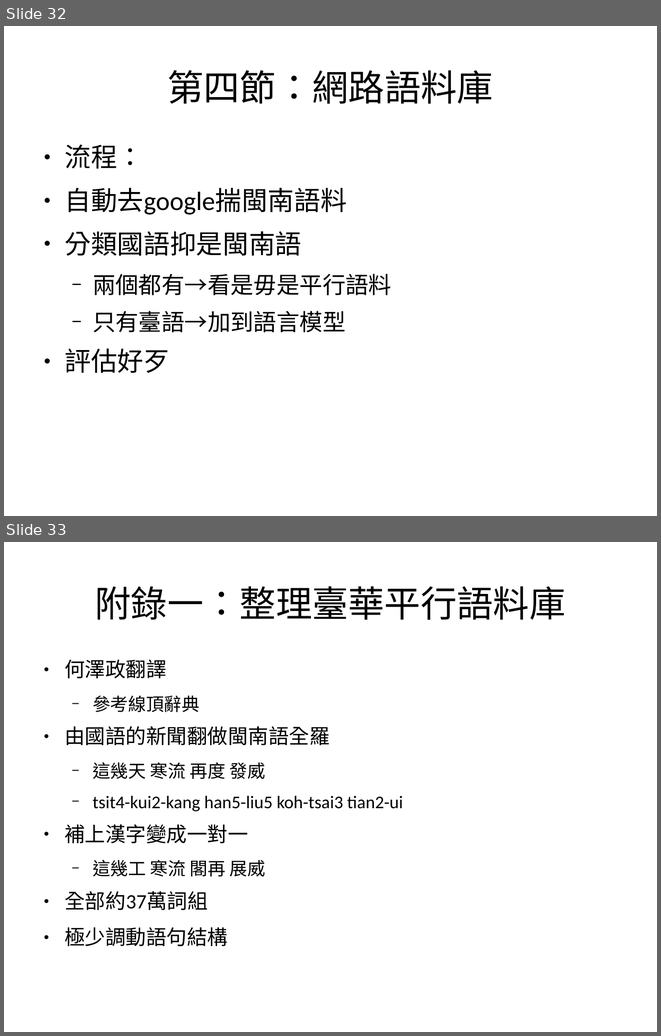
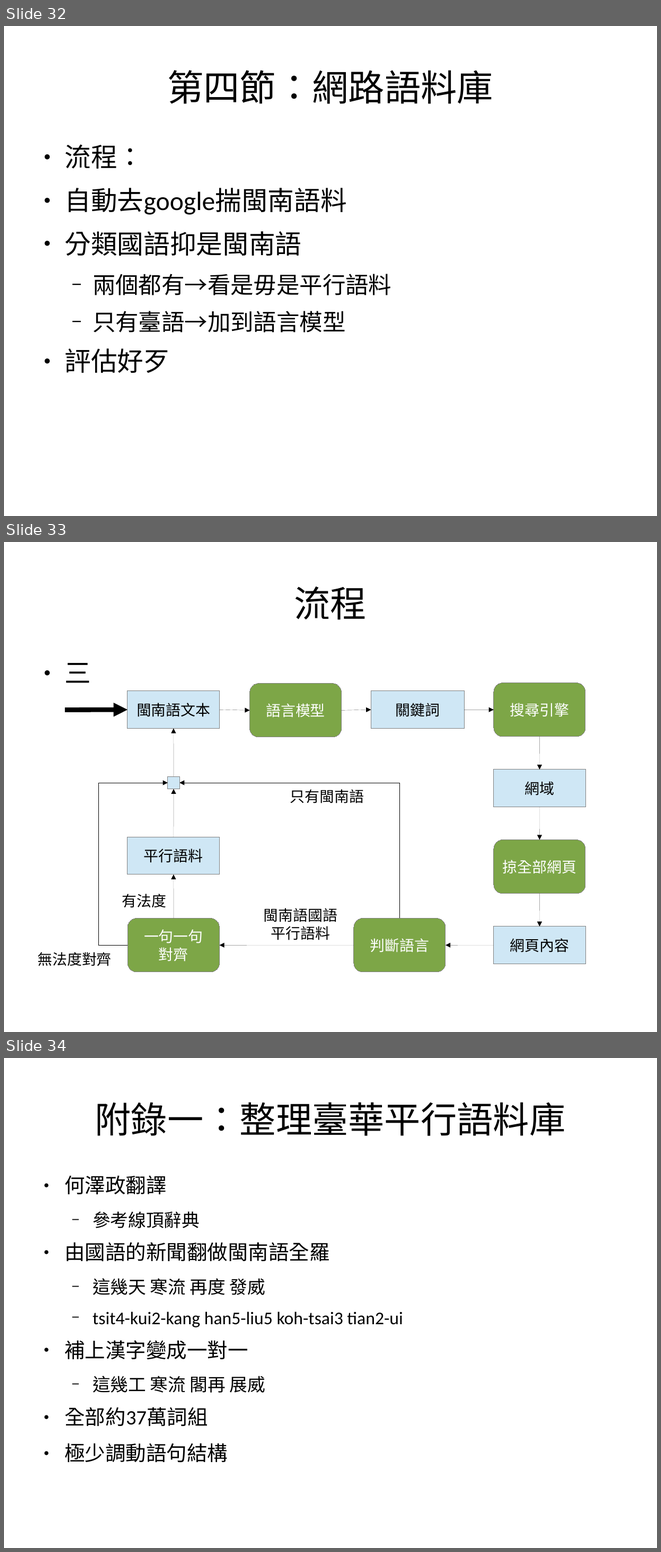
Before and after one commit to sih4sing5hong5/po3-ko3_tau5-iann2-phinn3, a slide deck: 翻譯報告.odp. Shown one above the other, each under a label of ours: slides 32 and 33 before the commit, slides 32, 33 and 34 after it. The pictures are 661x1036 and 661x1552 pixels, drawn with LibreOffice and Linux fonts; fonts in the diff are those of the drawing. Boxes give left, top, right and bottom in pixels: in the first picture for what was removed or moved away, otherwise in the second. Text is boxed around its words. In the diff, an @@ line names an element or a change of style, - is before the commit and + after.

Commit message:
加掠網頁的流程 丞宏

```diff
--- a/翻譯報告.odp
+++ b/翻譯報告.odp
@@ slide 33 added at <box>4,542,657,1032</box>, background #FFFFFF @@
@@ title added at <box>294,587,367,620</box>, 44 pt, text #000000 @@
+流程
@@ text added at <box>64,663,91,683</box>, 32 pt, text #000000 @@
+● 三
@@ rounded rectangle added at <box>250,684,342,738</box>, fill #7DA647, outline #808080 0 pt, 18 pt, text #FFFFFF @@
+語言模型
@@ rounded rectangle added at <box>494,683,586,737</box>, fill #7DA647, outline #808080 0 pt, 18 pt, text #FFFFFF @@
+搜尋引擎
@@ rectangle added at <box>128,691,220,728</box>, fill #CFE7F5, outline #808080 0 pt, 18 pt, text #000000 @@
+閩南語文本
@@ rectangle added at <box>371,691,465,728</box>, fill #CFE7F5, outline #808080 0 pt, 18 pt, text #000000 @@
+關鍵詞
@@ arrow added from (65, 709) to (128, 709), #000000 5.67 pt @@
@@ arrow added from (220, 709) to (250, 711), #000000 0 pt @@
@@ arrow added from (342, 711) to (371, 709), #000000 0 pt @@
@@ arrow added from (465, 709) to (494, 709), #000000 0 pt @@
@@ arrow added from (174, 777) to (174, 728), #000000 0 pt @@
@@ arrow added from (540, 737) to (540, 769), #000000 0 pt @@
@@ rectangle added at <box>168,777,179,789</box>, fill #CFE7F5, outline #808080 0 pt @@
@@ rectangle added at <box>493,769,586,807</box>, fill #CFE7F5, outline #808080 0 pt, 18 pt, text #000000 @@
+網域
@@ elbow arrow added from (128, 945) to (168, 783), #000000 0 pt @@
@@ arrow added from (174, 837) to (174, 789), #000000 0 pt @@
@@ elbow arrow added from (400, 918) to (179, 783), #000000 0 pt @@
@@ text added at <box>290,789,364,803</box>, 18 pt, text #000000 @@
+只有閩南語
@@ arrow added from (540, 807) to (540, 839), #000000 0 pt @@
@@ rectangle added at <box>128,837,220,874</box>, fill #CFE7F5, outline #808080 0 pt, 18 pt, text #000000 @@
+平行語料
@@ rounded rectangle added at <box>494,839,586,893</box>, fill #7DA647, outline #808080 0 pt, 18 pt, text #FFFFFF @@
+掠全部網頁
@@ arrow added from (174, 918) to (174, 874), #000000 0 pt @@
@@ text added at <box>122,893,167,907</box>, 18 pt, text #000000 @@
+有法度
@@ arrow added from (540, 893) to (540, 927), #000000 0 pt @@
@@ rounded rectangle added at <box>128,918,220,972</box>, fill #7DA647, outline #808080 0 pt, 18 pt, text #FFFFFF @@
+一句一句
+對齊
@@ text added at <box>264,908,338,940</box>, 18 pt, text #000000 @@
+閩南語國語
+平行語料
@@ rounded rectangle added at <box>354,918,446,972</box>, fill #7DA647, outline #808080 0 pt, 18 pt, text #FFFFFF @@
+判斷語言
@@ rectangle added at <box>493,927,586,964</box>, fill #CFE7F5, outline #808080 0 pt, 18 pt, text #000000 @@
+網頁內容
@@ text added at <box>37,952,112,966</box>, 18 pt, text #000000 @@
+無法度對齊
@@ arrow added from (354, 945) to (220, 945), #000000 0 pt @@
@@ arrow added from (493, 945) to (445, 945), #000000 0 pt @@
@@ what was slide 33 is now slide 34 @@
```
Also in this commit, not shown: 4 slides changed.
